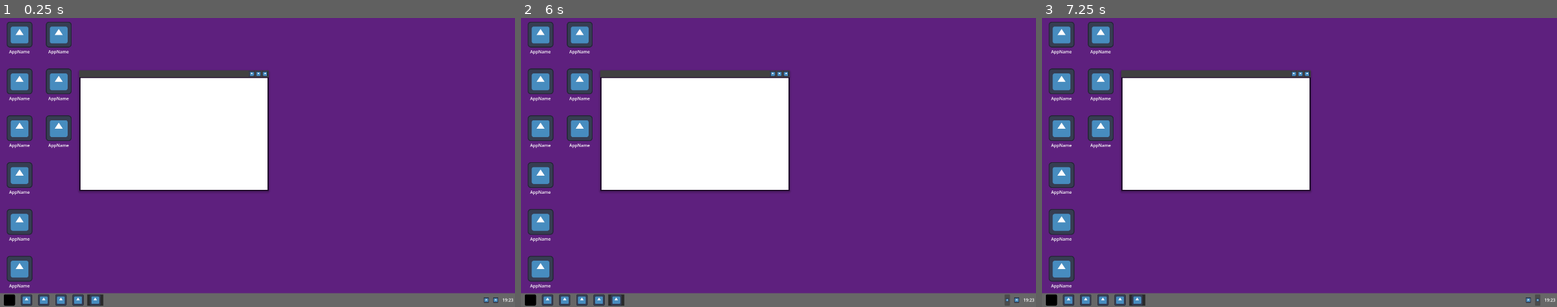
Above: before the commit, frames 1-3 (left to right).
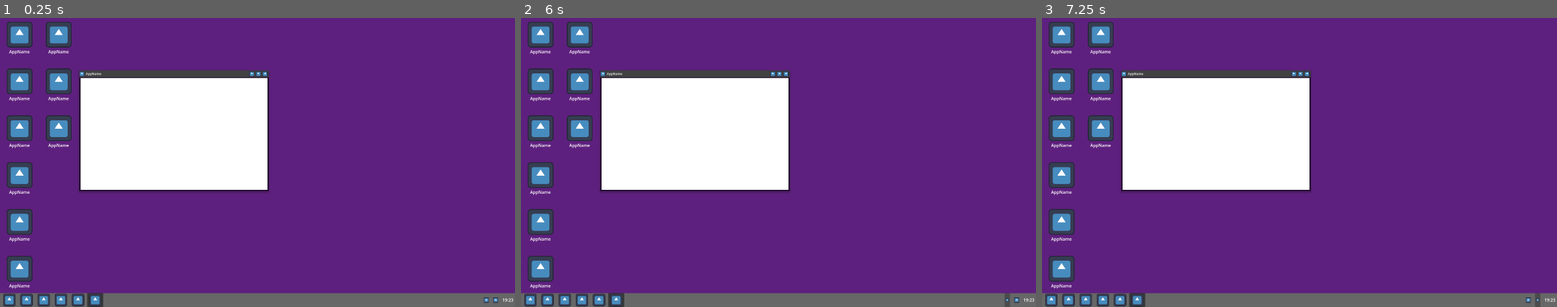
Above: after the commit, the same moments.

Repository: GoldRino456/Godesktop
Game: Godot game, scene res://terminal_screen.tscn
Two runs of this game, one before a commit and one after it. Both use one fixed random seed, a clock stepped at 60 frames per second and the inputs below. The project has no main scene, so this scene is started directly. The engine's default icon, where the game draws it, is replaced by a stand-in: a white triangle on a blue panel in a dark square.
Inputs (mouse positions are in pixels of both pictures, inside the frame that each line leads up to):
- Up to frame 1 (0.25 s): no input
- Up to frame 2 (6 s): click (531, 301) at 0.52 s; click (531, 301) at 1.27 s; click (562, 301) at 2.02 s; click (582, 301) at 2.77 s; click (598, 301) at 3.52 s; click (773, 72) at 4.25 s; click (778, 72) at 5 s; click (1005, 301) at 5.75 s
- Up to frame 3 (7.25 s): click (1536, 301) at 6.5 s

The runs differ from the first frame. In frame 1, 0.3% of the frame differs, in the area x 0-21%, y 18-100%; in frame 2, 0.3%; in frame 3, 0.3%, in the area x 0-97%, y 18-100%.

Commit message:
Tweak UI Layout
Add app icon and name to app window, add style panel to toolbar icons

Diff:
--- a/terminal_screen.tscn
+++ b/terminal_screen.tscn
@@ -16,10 +16,9 @@
 [sub_resource type="StyleBoxFlat" id="StyleBoxFlat_1jmin"]
 bg_color = Color(0.25565878, 0.2556588, 0.2556587, 1)
 
+[sub_resource type="StyleBoxEmpty" id="StyleBoxEmpty_phgew"]
+
 [sub_resource type="StyleBoxEmpty" id="StyleBoxEmpty_1jmin"]
-
-[sub_resource type="StyleBoxFlat" id="StyleBoxFlat_w1gfe"]
-bg_color = Color(0, 0, 0, 0.5882353)
 
 [sub_resource type="StyleBoxEmpty" id="StyleBoxEmpty_rqjei"]
 
@@ -266,6 +265,30 @@
 size_flags_vertical = 3
 theme_override_styles/panel = SubResource("StyleBoxFlat_1jmin")
 
+[node name="AppInfo" type="HBoxContainer" parent="VBoxContainer/Desktop/AppWindows/App1/VBoxContainer/Navigation" unique_id=1931223974]
+custom_maximum_size = Vector2(-1, 21.5)
+layout_mode = 1
+anchors_preset = 4
+anchor_top = 0.5
+anchor_bottom = 0.5
+offset_top = -10.75
+offset_right = 71.0
+offset_bottom = 10.75
+grow_vertical = 2
+
+[node name="AppIcon" type="TextureRect" parent="VBoxContainer/Desktop/AppWindows/App1/VBoxContainer/Navigation/AppInfo" unique_id=1265062047]
+layout_mode = 2
+texture = ExtResource("1_rqjei")
+expand_mode = 2
+stretch_mode = 4
+
+[node name="Label" type="Label" parent="VBoxContainer/Desktop/AppWindows/App1/VBoxContainer/Navigation/AppInfo" unique_id=497667351]
+layout_mode = 2
+theme_override_font_sizes/font_size = 12
+text = "AppName"
+horizontal_alignment = 1
+vertical_alignment = 1
+
 [node name="HBoxContainer" type="HBoxContainer" parent="VBoxContainer/Desktop/AppWindows/App1/VBoxContainer/Navigation" unique_id=2037422621]
 custom_maximum_size = Vector2(-1, 21.5)
 layout_mode = 1
@@ -332,19 +355,25 @@
 grow_horizontal = 2
 grow_vertical = 2
 theme_override_constants/margin_left = 5
-theme_override_constants/margin_top = 5
 theme_override_constants/margin_right = 5
-theme_override_constants/margin_bottom = 5
 
 [node name="MainToolbar" type="HBoxContainer" parent="VBoxContainer/Toolbar/MarginContainer" unique_id=1230071998]
 layout_mode = 2
 
-[node name="Menu" type="Button" parent="VBoxContainer/Toolbar/MarginContainer/MainToolbar" unique_id=2064543015]
+[node name="Settings" type="PanelContainer" parent="VBoxContainer/Toolbar/MarginContainer/MainToolbar" unique_id=616986119]
+layout_mode = 2
+theme_override_styles/panel = SubResource("StyleBoxEmpty_phgew")
+
+[node name="MarginContainer" type="MarginContainer" parent="VBoxContainer/Toolbar/MarginContainer/MainToolbar/Settings" unique_id=891867940]
+layout_mode = 2
+theme_override_constants/margin_top = 3
+theme_override_constants/margin_bottom = 3
+
+[node name="Button" type="Button" parent="VBoxContainer/Toolbar/MarginContainer/MainToolbar/Settings/MarginContainer" unique_id=1510630307]
 custom_minimum_size = Vector2(60, 0)
 custom_maximum_size = Vector2(60, -1)
 layout_mode = 2
 size_flags_horizontal = 0
-theme_override_colors/icon_normal_color = Color(0, 0, 0, 1)
 theme_override_styles/normal = SubResource("StyleBoxEmpty_1jmin")
 icon = ExtResource("1_rqjei")
 icon_alignment = 1
@@ -353,7 +382,16 @@
 [node name="Shortcuts" type="HBoxContainer" parent="VBoxContainer/Toolbar/MarginContainer/MainToolbar" unique_id=14517288]
 layout_mode = 2
 
-[node name="Button" type="Button" parent="VBoxContainer/Toolbar/MarginContainer/MainToolbar/Shortcuts" unique_id=412558870]
+[node name="AppShortcut1" type="PanelContainer" parent="VBoxContainer/Toolbar/MarginContainer/MainToolbar/Shortcuts" unique_id=798081642]
+layout_mode = 2
+theme_override_styles/panel = SubResource("StyleBoxEmpty_phgew")
+
+[node name="MarginContainer" type="MarginContainer" parent="VBoxContainer/Toolbar/MarginContainer/MainToolbar/Shortcuts/AppShortcut1" unique_id=567482453]
+layout_mode = 2
+theme_override_constants/margin_top = 3
+theme_override_constants/margin_bottom = 3
+
+[node name="Button" type="Button" parent="VBoxContainer/Toolbar/MarginContainer/MainToolbar/Shortcuts/AppShortcut1/MarginContainer" unique_id=412558870]
 custom_minimum_size = Vector2(60, 0)
 custom_maximum_size = Vector2(60, -1)
 layout_mode = 2
@@ -363,7 +401,16 @@
 icon_alignment = 1
 expand_icon = true
 
-[node name="Button2" type="Button" parent="VBoxContainer/Toolbar/MarginContainer/MainToolbar/Shortcuts" unique_id=325458555]
+[node name="AppShortcut2" type="PanelContainer" parent="VBoxContainer/Toolbar/MarginContainer/MainToolbar/Shortcuts" unique_id=1420021402]
+layout_mode = 2
+theme_override_styles/panel = SubResource("StyleBoxEmpty_phgew")
+
+[node name="MarginContainer" type="MarginContainer" parent="VBoxContainer/Toolbar/MarginContainer/MainToolbar/Shortcuts/AppShortcut2" unique_id=59544722]
+layout_mode = 2
+theme_override_constants/margin_top = 3
+theme_override_constants/margin_bottom = 3
+
+[node name="Button" type="Button" parent="VBoxContainer/Toolbar/MarginContainer/MainToolbar/Shortcuts/AppShortcut2/MarginContainer" unique_id=8456101]
 custom_minimum_size = Vector2(60, 0)
 custom_maximum_size = Vector2(60, -1)
 layout_mode = 2
@@ -373,7 +420,16 @@
 icon_alignment = 1
 expand_icon = true
 
-[node name="Button3" type="Button" parent="VBoxContainer/Toolbar/MarginContainer/MainToolbar/Shortcuts" unique_id=356144592]
+[node name="AppShortcut3" type="PanelContainer" parent="VBoxContainer/Toolbar/MarginContainer/MainToolbar/Shortcuts" unique_id=283329296]
+layout_mode = 2
+theme_override_styles/panel = SubResource("StyleBoxEmpty_phgew")
+
+[node name="MarginContainer" type="MarginContainer" parent="VBoxContainer/Toolbar/MarginContainer/MainToolbar/Shortcuts/AppShortcut3" unique_id=1895216664]
+layout_mode = 2
+theme_override_constants/margin_top = 3
+theme_override_constants/margin_bottom = 3
+
+[node name="Button" type="Button" parent="VBoxContainer/Toolbar/MarginContainer/MainToolbar/Shortcuts/AppShortcut3/MarginContainer" unique_id=1907890999]
 custom_minimum_size = Vector2(60, 0)
 custom_maximum_size = Vector2(60, -1)
 layout_mode = 2
@@ -383,7 +439,16 @@
 icon_alignment = 1
 expand_icon = true
 
-[node name="Button4" type="Button" parent="VBoxContainer/Toolbar/MarginContainer/MainToolbar/Shortcuts" unique_id=676911415]
+[node name="AppShortcut4" type="PanelContainer" parent="VBoxContainer/Toolbar/MarginContainer/MainToolbar/Shortcuts" unique_id=690848511]
+layout_mode = 2
+theme_override_styles/panel = SubResource("StyleBoxEmpty_phgew")
+
+[node name="MarginContainer" type="MarginContainer" parent="VBoxContainer/Toolbar/MarginContainer/MainToolbar/Shortcuts/AppShortcut4" unique_id=850093520]
+layout_mode = 2
+theme_override_constants/margin_top = 3
+theme_override_constants/margin_bottom = 3
+
+[node name="Button" type="Button" parent="VBoxContainer/Toolbar/MarginContainer/MainToolbar/Shortcuts/AppShortcut4/MarginContainer" unique_id=1977878160]
 custom_minimum_size = Vector2(60, 0)
 custom_maximum_size = Vector2(60, -1)
 layout_mode = 2
@@ -396,12 +461,20 @@
 [node name="ActiveApps" type="HBoxContainer" parent="VBoxContainer/Toolbar/MarginContainer/MainToolbar" unique_id=1730071998]
 layout_mode = 2
 
-[node name="Button" type="Button" parent="VBoxContainer/Toolbar/MarginContainer/MainToolbar/ActiveApps" unique_id=2051548323]
+[node name="AppShortcut5" type="PanelContainer" parent="VBoxContainer/Toolbar/MarginContainer/MainToolbar/ActiveApps" unique_id=256611607]
+layout_mode = 2
+
+[node name="MarginContainer" type="MarginContainer" parent="VBoxContainer/Toolbar/MarginContainer/MainToolbar/ActiveApps/AppShortcut5" unique_id=1340819184]
+layout_mode = 2
+theme_override_constants/margin_top = 3
+theme_override_constants/margin_bottom = 3
+
+[node name="Button" type="Button" parent="VBoxContainer/Toolbar/MarginContainer/MainToolbar/ActiveApps/AppShortcut5/MarginContainer" unique_id=1390732689]
 custom_minimum_size = Vector2(60, 0)
 custom_maximum_size = Vector2(60, -1)
 layout_mode = 2
 size_flags_horizontal = 0
-theme_override_styles/normal = SubResource("StyleBoxFlat_w1gfe")
+theme_override_styles/normal = SubResource("StyleBoxEmpty_1jmin")
 icon = ExtResource("1_rqjei")
 icon_alignment = 1
 expand_icon = true
